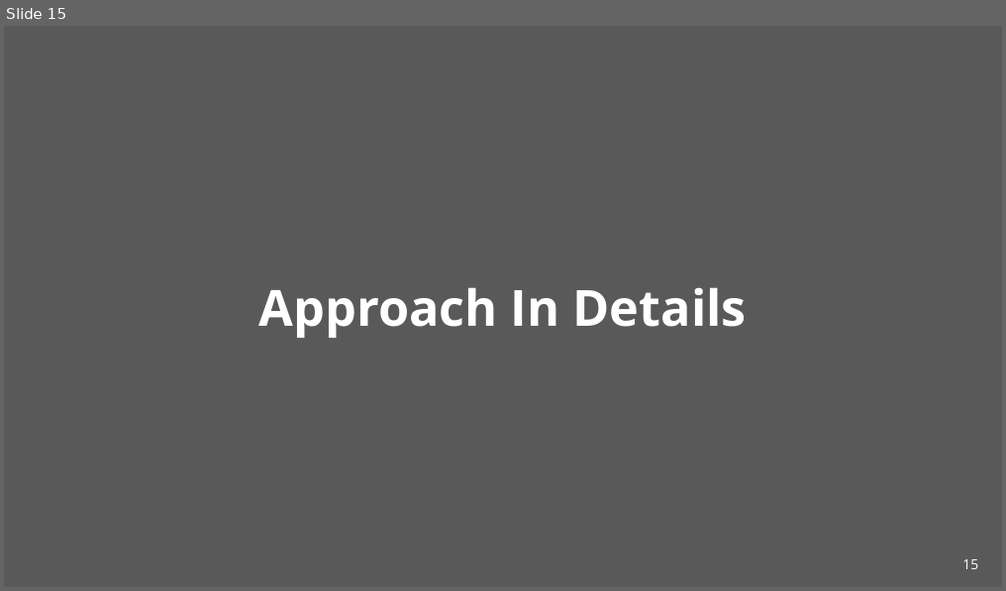
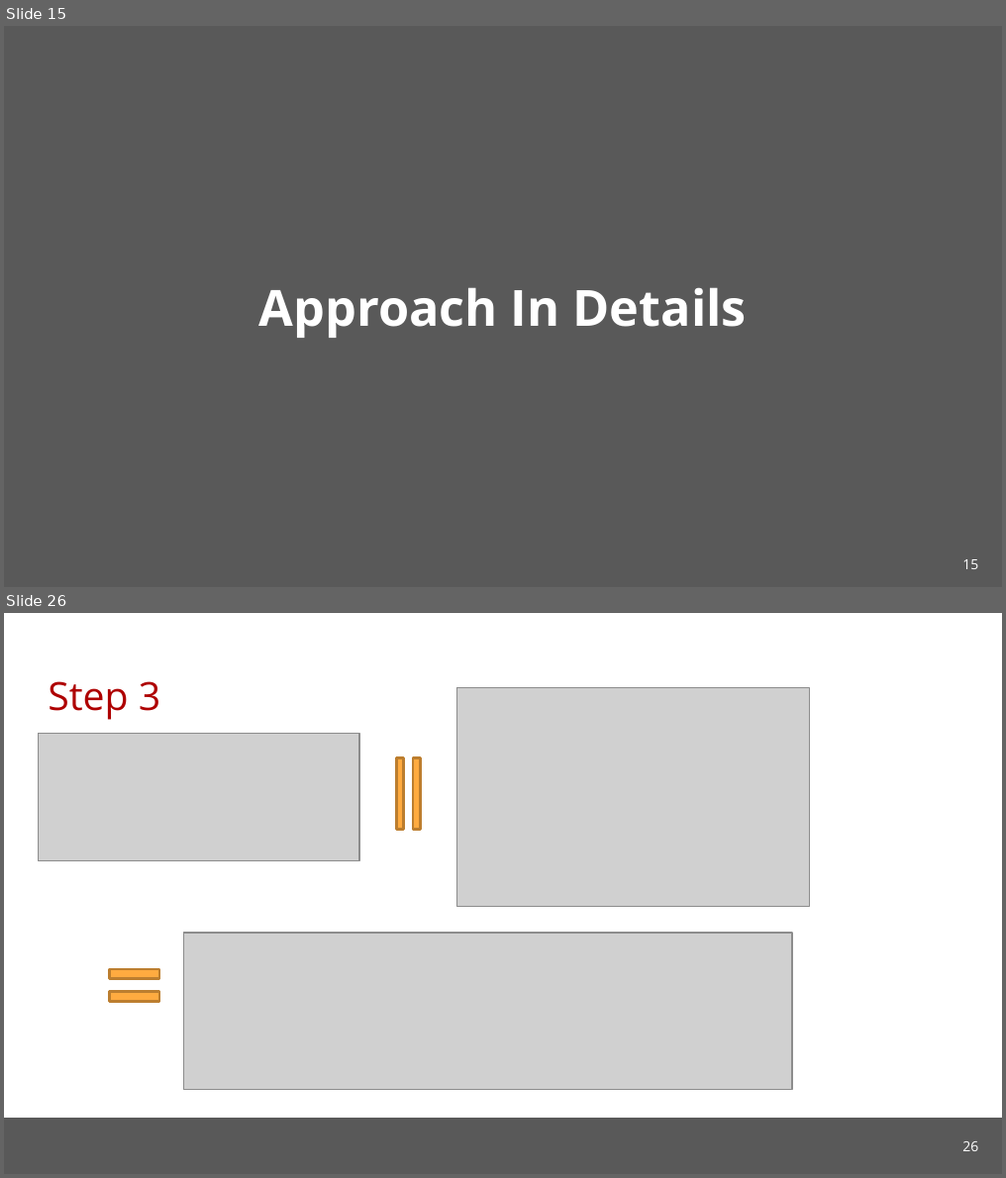
Before and after one commit to cmu-soda/Robustness, a slide deck: Robustness.pptx. Shown one above the other, each under a label of ours: slide 15 before the commit, slides 15 and 26 after it; the slides between them are not shown. The pictures are 1006x591 and 1006x1178 pixels, drawn with LibreOffice and Linux fonts; fonts in the diff are those of the drawing; grey boxes stand for pictures; background and template pictures are left out. Boxes give left, top, right and bottom in pixels: in the first picture for what was removed or moved away, otherwise in the second. Text is boxed around its words. In the diff, an @@ line names an element or a change of style, - is before the commit and + after.

```diff
--- a/Robustness.pptx
+++ b/Robustness.pptx
@@ slide 26 added at (4,613,1002,1174), background #FFFFFF @@
@@ title added at (48,681,160,720), 28 pt, text #AE0000 @@
+Step 3
@@ picture added at (457,688,809,906) @@
@@ picture added at (38,733,359,861) @@
@@ rectangle added at (396,759,403,830), fill #FFAB40, outline #BD7F2F 2 pt @@
@@ rectangle added at (413,759,420,830), fill #FFAB40, outline #BD7F2F 2 pt @@
@@ picture added at (183,933,791,1089) @@
@@ rectangle added at (110,969,159,978), fill #FFAB40, outline #BD7F2F 2 pt @@
@@ rectangle added at (110,992,159,1001), fill #FFAB40, outline #BD7F2F 2 pt @@
@@ rectangle added at (4,1118,1002,1173), fill #595959 @@
@@ page number added at (962,1142,978,1152), 10 pt, text #FFFFFF @@
+26
```
Also in this commit, not shown: 6 slides changed, 8 other slides added, 1 slide removed.
